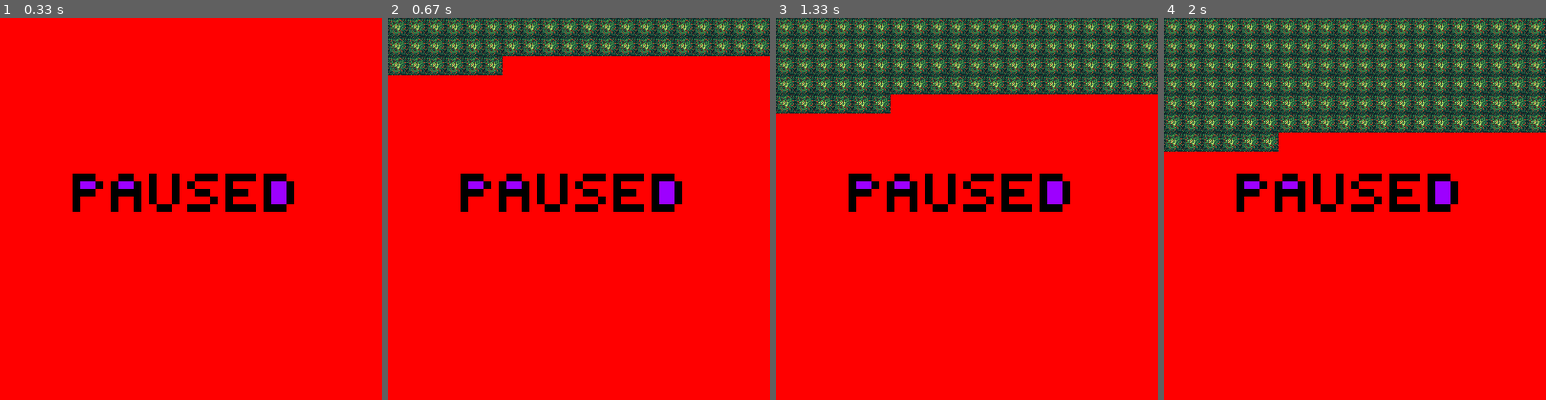
Above: before the commit, frames 1-4 (left to right).
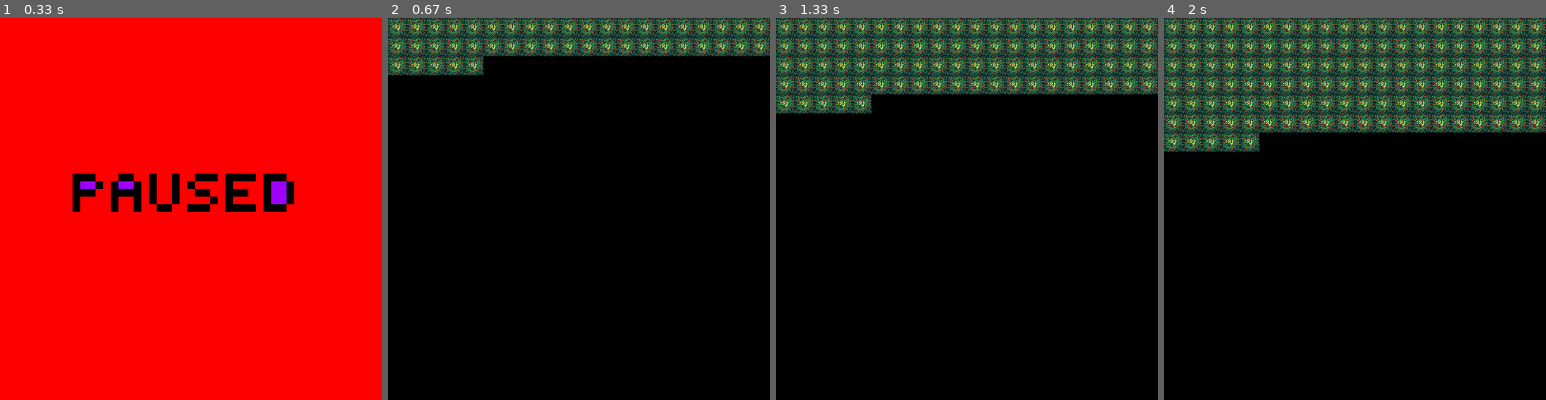
Above: after the commit, the same moments.

Repository: patrcoff/pysweeper
Game: pygame game, started from minepygame.py
Two runs of this game, one before a commit and one after it. Both use one fixed random seed, a clock stepped at 60 frames per second and the inputs below.
Inputs (mouse positions are in pixels of both pictures, inside the frame that each line leads up to):
- Up to frame 1 (0.33 s): no input
- Up to frame 2 (0.67 s): press the mouse at (579, 231) at 0.37 s; move the mouse to (533, 224) at 0.47 s; release the mouse at (487, 212) at 0.6 s
- Up to frame 3 (1.33 s): no input
- Up to frame 4 (2 s): no input

Frame 1 is identical in both runs. In frame 2, 86% of the frame differs, in the area x 0-100%, y 10-100%; in frame 3, 76%; in frame 4, 66%.

Commit message:
changes images

Diff:
--- a/minepygame.py
+++ b/minepygame.py
@@ -129,7 +129,8 @@
                     self.surf = pygame.image.load("img/four.png").convert()
                 case 5:
                     self.surf = pygame.image.load("img/five.png").convert()
-
+                case 6:
+                    self.surf = pygame.image.load("img/six.png").convert()
 
         if mouse_btn[2]:
             self.toggle_flag()
@@ -224,7 +225,7 @@
     cell_size = 20
     SCREEN_WIDTH = X*20  # each cell in the minefield is to occupy a 20x20 pixel space, at least for now - not yet decided on visual aspects so this is liable to change after core gameplay is written and tested
     SCREEN_HEIGHT = Y*20
-
+    colour = (0,0,0)
     screen = pygame.display.set_mode((SCREEN_WIDTH, SCREEN_HEIGHT))
 
     def generate_map(x,y):
@@ -292,11 +293,16 @@
                 running = False
 
         if pygame.mouse.get_pressed()[0]:
+            screen.fill(colour)
+            pygame.display.flip()
             refresh_board(map)
             game = True
         elif pygame.mouse.get_pressed()[2]:
+            screen.fill(colour)
+            pygame.display.flip()
             map = generate_map(X,Y)
             refresh_board(map)
+
         pygame.display.flip()
         clock.tick(10)
 
Binary file changed: img/five.png
Binary file changed: img/four.png
Binary file changed: img/one.png
Binary file added: img/six.png
Binary file changed: img/three.png
Binary file changed: img/two.png
Binary file changed: img/zero.png
